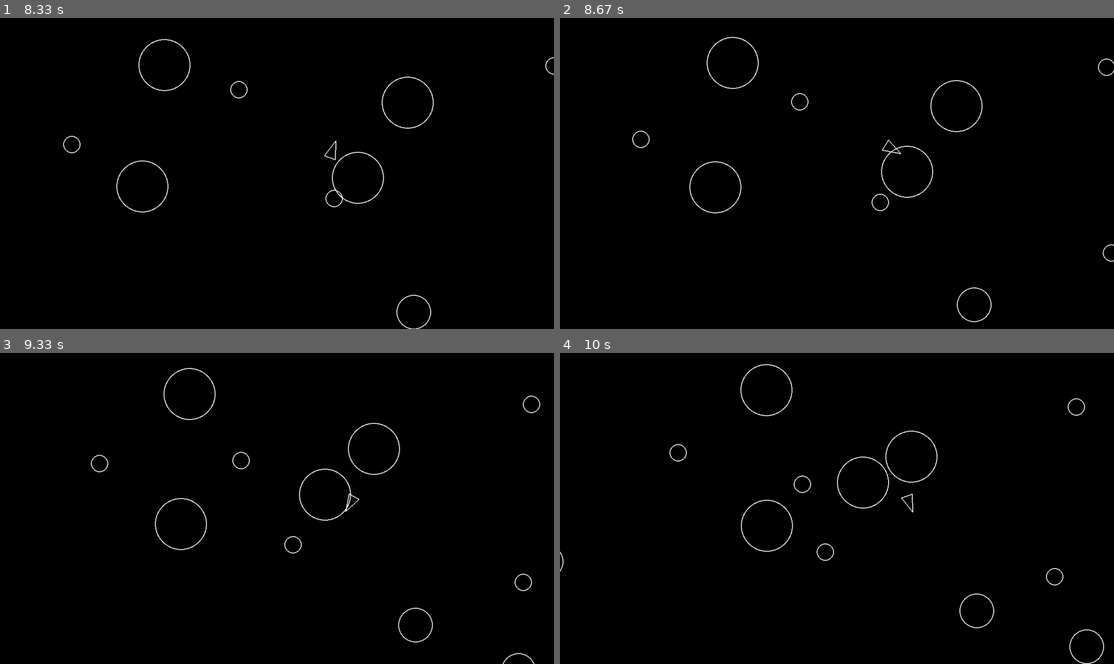
Above: before the commit, frames 1-4 (two rows, left to right).
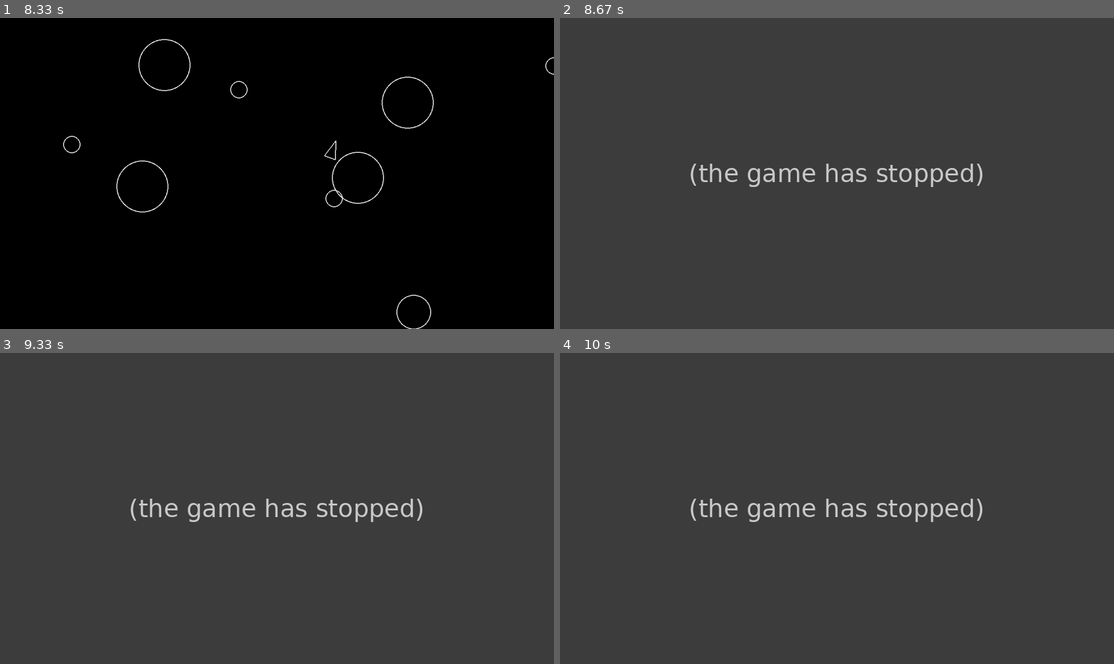
Above: after the commit, the same moments.

Repository: Kamil-Budzik/asteroids-pygame
Game: pygame game, started from main.py
The game is run twice, just before and just after one commit, with the same random seed, the same clock (stepped at 60 frames per second) and the same inputs.
Inputs:
- Up to frame 1 (8.33 s): hold A 0.33-0.87 s; hold S 0.9-1.2 s; hold A 1.23-1.63 s; hold W 1.67-2.03 s; hold D 2.07-2.7 s; hold S 2.73-3.1 s; hold A 3.13-3.6 s; hold D 3.63-4.1 s; hold W 4.13-4.43 s; hold D 4.47-4.93 s; hold A 4.97-5.5 s; hold S 5.53-5.83 s; hold A 5.87-6.27 s; hold W 6.3-6.67 s; hold D 6.7-7.33 s; hold S 7.37-7.73 s; hold A 7.77-8.23 s; hold D from 8.27 s (still down)
- Up to frame 2 (8.67 s): keep holding D
- Up to frame 3 (9.33 s): release D at 8.73 s; hold W 8.77-9.07 s; hold D from 9.1 s (still down)
- Up to frame 4 (10 s): release D at 9.57 s; hold A from 9.6 s (still down)

Frame 1 is identical in both runs. In frame 2, 100% of the frame differs, in the area x 0-100%, y 0-100%; in frame 3, 100%; in frame 4, 100%.
After the commit the program exited at 8.47 s; later frames show no game.

Commit message:
Add collisions between asteroids and a player

Diff:
--- a/circleshape.py
+++ b/circleshape.py
@@ -20,3 +20,6 @@
     def update(self, dt):
         # sub-classes must override
         pass
+
+    def check_collisions(self, circle):
+        return (pygame.math.Vector2.distance_squared_to(self.position, circle.position) <= (self.radius + circle.radius) * (self.radius + circle.radius))
--- a/main.py
+++ b/main.py
@@ -30,6 +30,8 @@
         for obj in updatable:
             obj.update(dt)
         for asteroid in asteroids:
+            if asteroid.check_collisions(player):
+                running = False
             asteroid.update(dt)
 
         screen.fill("black")
@@ -39,7 +41,9 @@
 
         dt = clock.tick(60) / 1000
 
+    print("Game Over!")
     pygame.quit()
+
 
 
 if __name__ == "__main__":
